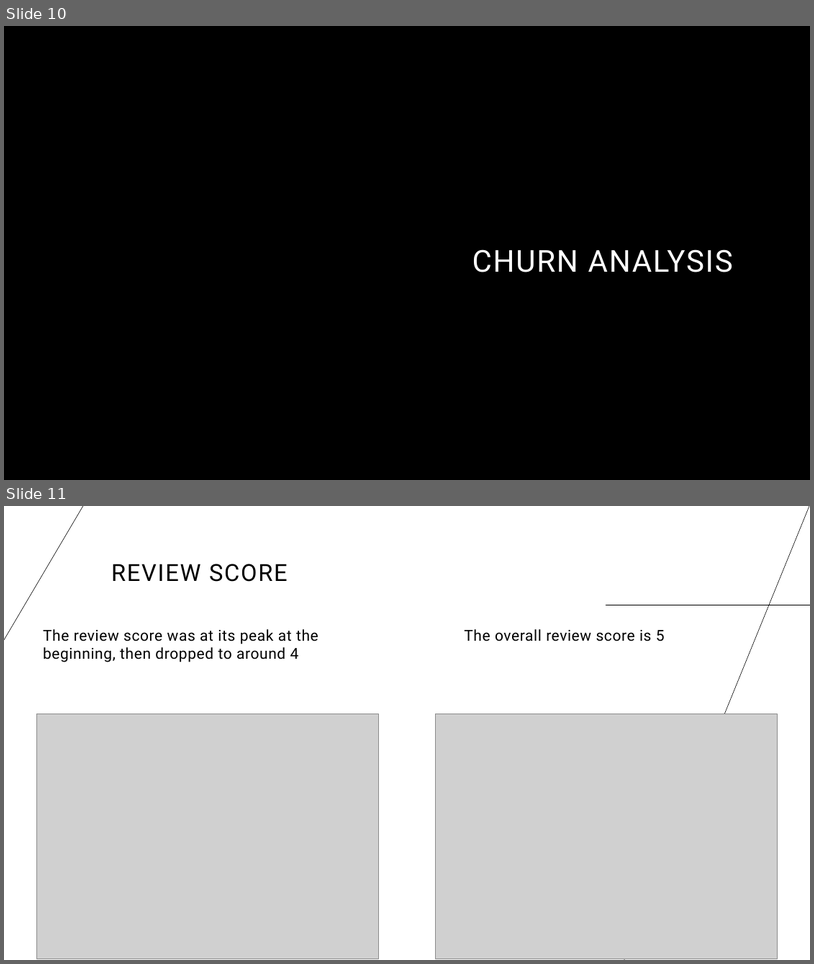
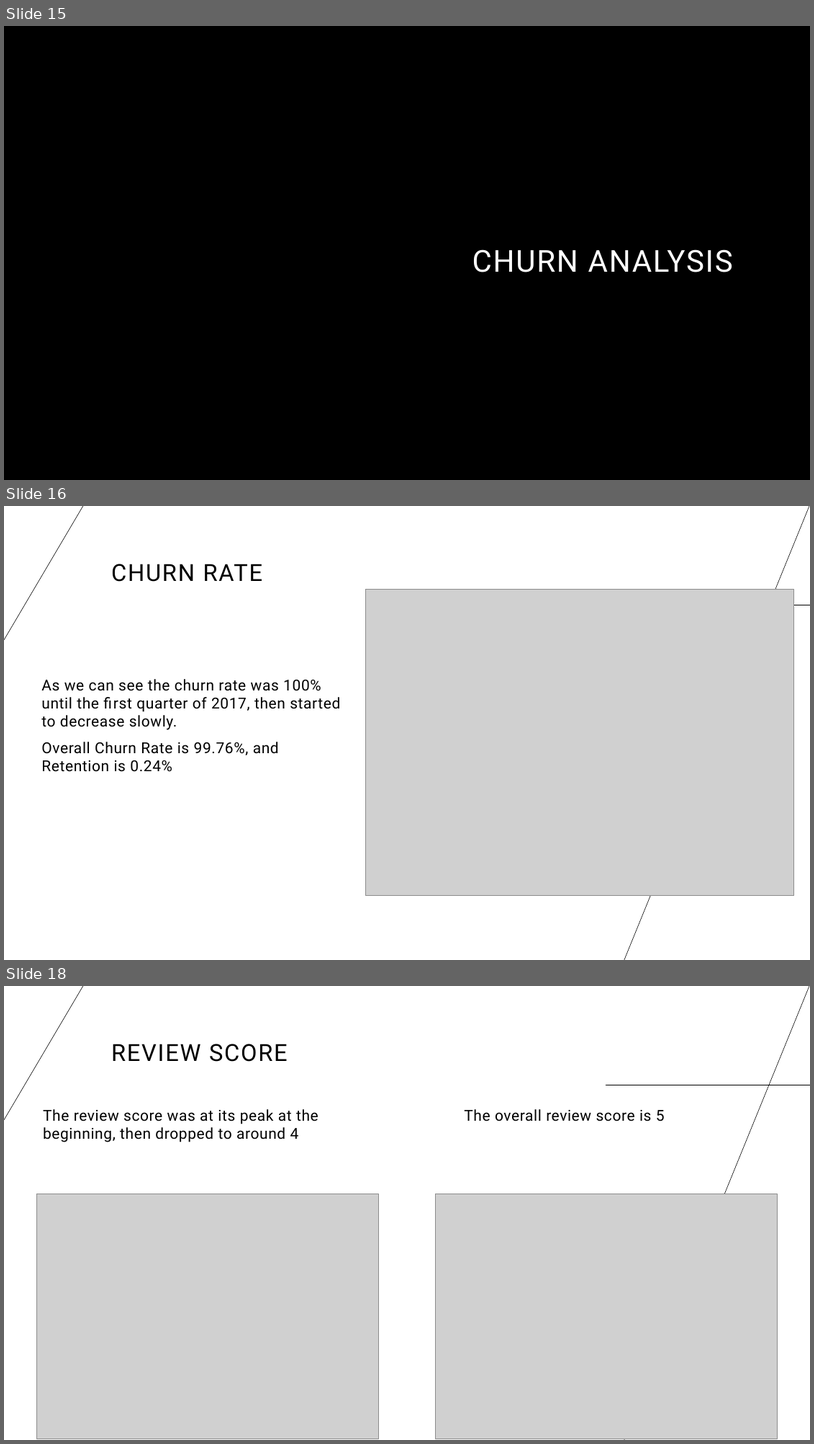
Before and after one commit to a7mdNasrr/Olist-Brazilian-E-commerce, a slide deck: Olist Brazilian E-commerce Presentation.pptx. Shown one above the other, each under a label of ours: slides 10 and 11 before the commit, slides 15, 16 and 18 after it; the slides between them are not shown. The pictures are 814x964 and 814x1444 pixels, drawn with LibreOffice and Linux fonts; fonts in the diff are those of the drawing; grey boxes stand for pictures; background and template pictures are left out. Boxes give left, top, right and bottom in pixels: in the first picture for what was removed or moved away, otherwise in the second. Text is boxed around its words. In the diff, an @@ line names an element or a change of style, - is before the commit and + after.

```diff
--- a/Olist Brazilian E-commerce Presentation.pptx
+++ b/Olist Brazilian E-commerce Presentation.pptx
@@ slide 16 added at bbox=[4, 506, 810, 960], background #FFFFFF; not listed: 3 template elements that a slide beside it also shows @@
@@ title added at bbox=[111, 564, 263, 582], 28 pt, text #000000 @@
+CHURN RATE
@@ picture added at bbox=[365, 590, 794, 896] @@
@@ text added at bbox=[41, 679, 340, 772], 18 pt, text #000000 @@
+As we can see the churn rate was 100% until the first quarter of 2017, then started to decrease slowly.
+Overall Churn Rate is 99.76%, and Retention is 0.24%
@@ what was slide 10 is now slide 15 @@
@@ what was slide 11 is now slide 18 @@
```
Also in this commit, not shown: 6 slides changed, 6 other slides added.
